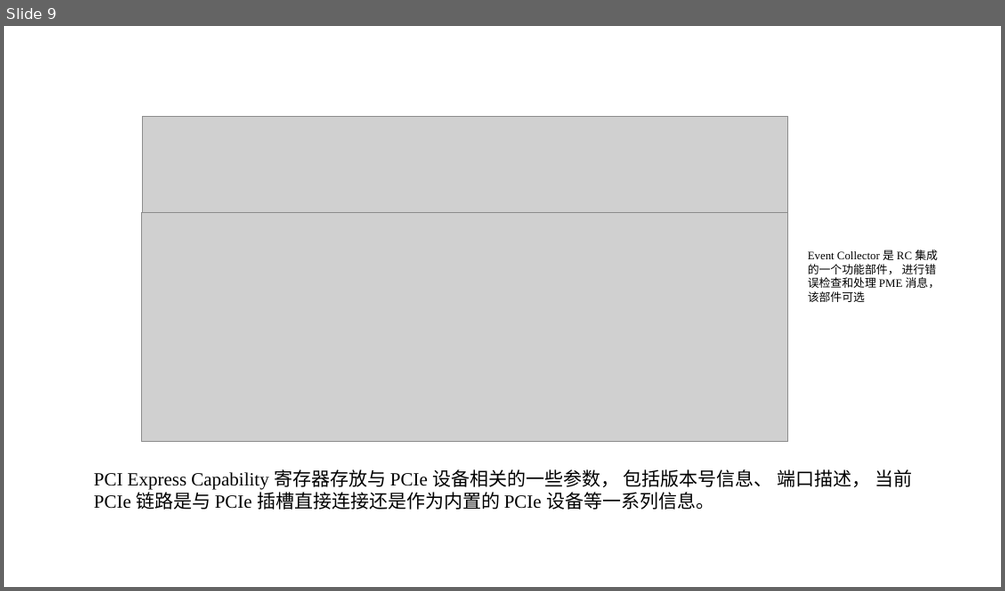
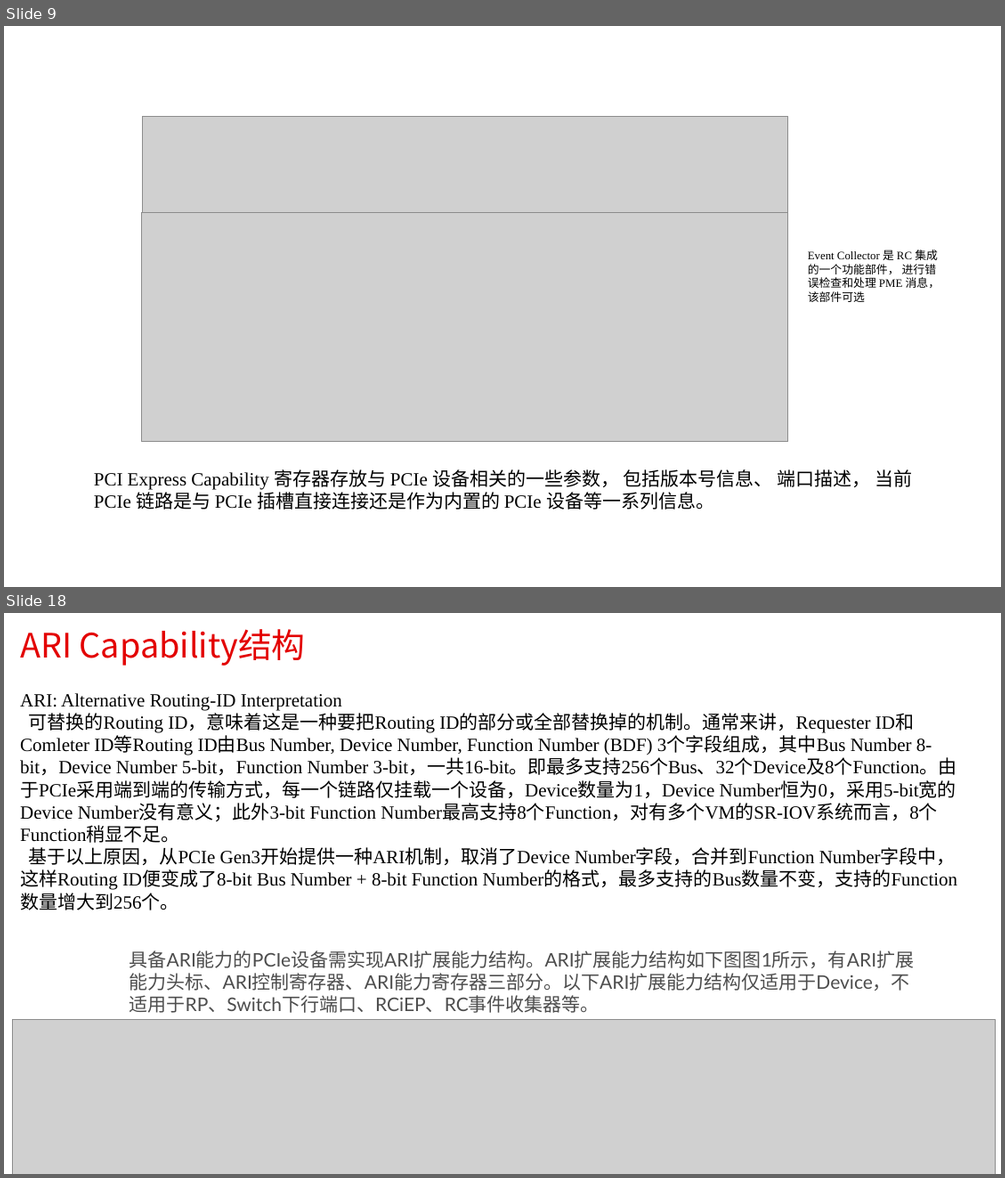
Before and after one commit to HallelujahJ/workspace, a slide deck: reference_doc/pcie/notebook/PCIE协议-Capability结构.pptx. Shown one above the other, each under a label of ours: slide 9 before the commit, slides 9 and 18 after it; the slides between them are not shown. The pictures are 1005x591 and 1005x1178 pixels, drawn with LibreOffice and Linux fonts; fonts in the diff are those of the drawing; grey boxes stand for pictures. Boxes give left, top, right and bottom in pixels: in the first picture for what was removed or moved away, otherwise in the second. Text is boxed around its words. In the diff, an @@ line names an element or a change of style, - is before the commit and + after.

```diff
--- a/reference_doc/pcie/notebook/PCIE协议-Capability结构.pptx
+++ b/reference_doc/pcie/notebook/PCIE协议-Capability结构.pptx
@@ slide 18 added at box(4, 613, 1001, 1174), background #FFFFFF @@
@@ title added at box(20, 629, 306, 666), 32.4 pt, text gradient #E30000 to #760303 @@
+ARI Capability结构
@@ text added at box(20, 693, 957, 910), 18 pt, text #000000 @@
+ARI: Alternative Routing-ID Interpretation
+可替换的Routing ID，意味着这是一种要把Routing ID的部分或全部替换掉的机制。通常来讲，Requester ID和Comleter ID等Routing ID由Bus Number, Device Number, Function Number (BDF) 3个字段组成，其中Bus Number 8-bit，Device Number 5-bit，Function Number 3-bit，一共16-bit。即最多支持256个Bus、32个Device及8个Function。由于PCIe采用端到端的传输方式，每一个链路仅挂载一个设备，Device数量为1，Device Number恒为0，采用5-bit宽的Device Number没有意义；此外3-bit Function Number最高支持8个Function，对有多个VM的SR-IOV系统而言，8个Function稍显不足。
+基于以上原因，从PCIe Gen3开始提供一种ARI机制，取消了Device Number字段，合并到Function Number字段中，这样Routing ID便变成了8-bit Bus Number + 8-bit Function Number的格式，最多支持的Bus数量不变，支持的Function数量增大到256个。
@@ text added at box(129, 950, 914, 1013), 18 pt, text #4D4D4D @@
+具备ARI能力的PCIe设备需实现ARI扩展能力结构。ARI扩展能力结构如下图图1所示，有ARI扩展能力头标、ARI控制寄存器、ARI能力寄存器三部分。以下ARI扩展能力结构仅适用于Device，不适用于RP、Switch下行端口、RCiEP、RC事件收集器等。
@@ picture added at box(13, 1020, 995, 1174) @@
```
Also in this commit, not shown: 2 slides changed, 10 other slides added, 1 slide removed, 7 other files.
